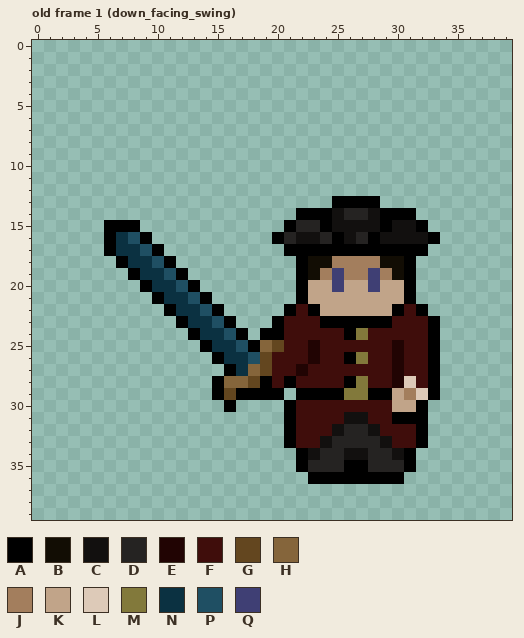
File history of a pixel-art file, art/highwayman/highwayman.ase. That is the earlier state.
54x48 pixels, 48 frames. Shown: old frame 1 (down_facing_swing): x 0..39, y 0..39. The commit also changed other frames, which this record leaves out.
Palette (. is transparent): A #000000  B #120d04  C #12100f  D #252322  E #210403  F #3f0d0b  G #63461f  H #85653b  J #a37e5d  K #c1a489  L #ddcab8  M #82793b  N #0b3141  P #1f4f63  Q #3f3f74
Pixels before, old frame 1 (down_facing_swing), first column x 6:
13 ...................AAAA.....
14 ................AAACDDCAAA..
15 AAA............ADDACCCCACCA.
16 ANPA..........ADCCDACDACCCCA
17 ANNPA..........AAAAAAAAAAAA.
18 .ANNPA..........ABBJJJJBBA..
19 ..ANNPA.........ABJQJJQJBA..
20 ...ANNPA........AKKQKKQKKA..
21 ....ANNPA.......AKKKKKKKKA..
22 .....ANNPA.....AFAKKKKKKAFA.
23 ......ANNPA...AFFFAAAAAAFFFA
24 .......ANNPA.AAFFFFFAMFFFFFA
25 ........ANNPAHGFFEFFFFFFEFFA
26 .........ANNPGFFFEFFAMFFEFFA
27 ..........ANHGFFEFFFFFFFEFFA
28 .........AHHGAFAFFFFAMFFELFA
29 .........AGAAAA.AAAAMMAAKJLA
30 ..........A....AFFFFFFFFKKA.
31 ...............AFFFFCCFFAAA.
32 ...............AFFFCDDCFFFA.
33 ...............AFFCDDDDCFFA.
34 ................ACDDCCDDCA..
35 ................ADDDAADDDA..
36 .................AAAAAAAA...
Once edited:
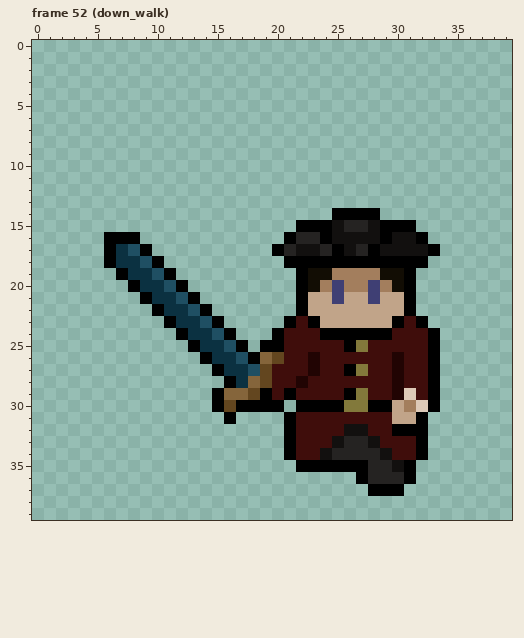
A new or re-ordered frame is compared with the old frame closest to it.
What changed:
frames 48 -> 52
Changed rows in their new state; - is an unchanged pixel.
Frame 52 (down_walk) is new; against old frame 1 (down_facing_swing):
first column x 6:
13 -------------------....-----
14 ----------------...AAAA...--
15 ...------------.AA--DD--AA.-
16 -AA.----------.ADDAC-CCA--A.
17 --PA.---------ADCCD-CD-CCCCA
18 AN-PA.---------A-AAAAAAAA-A-
19 -AN-PA.-----------BJ--JB----
20 --AN-PA.---------BJ-JJ-JB---
21 ---AN-PA.----------Q--Q-----
22 ----AN-PA.-----.AK------KA.-
23 -----AN-PA.---.A-AKKKKKKA-A.
24 ------AN-PA.-.----AA-AAA----
25 -------AN-PA.AA--F--AM--F---
26 --------AN-PAHG-----FF------
27 ---------AN-P---FE--AM------
28 ---------.ANHG-FE---FF---F--
29 ----------HHG-FAFFFFA-FFELF-
30 ---------AGAAAA.AAAAMMAA-JLA
31 ----------A---------FF--KK--
32 -------------------FCCF-AA--
33 ------------------FC--CF----
34 ---------------AFFC-DD-CFFA-
35 -----------------AAA----C---
36 -----------------....-DDDA--
37 ----------------------AAA---
Pixel boxes of the changes (left, top, right, bottom) in both pictures:
changed: (104, 196, 440, 496)
